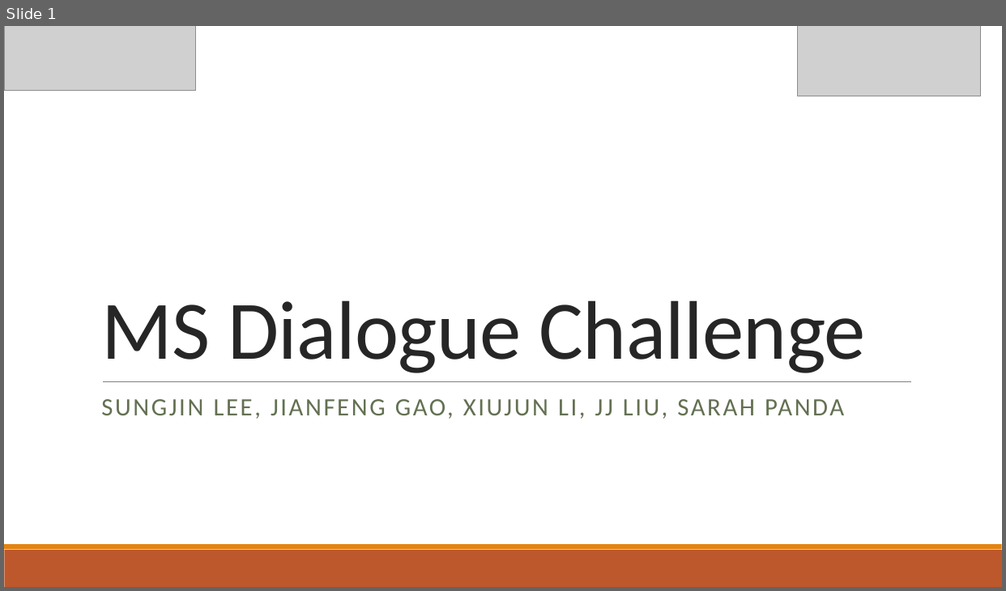
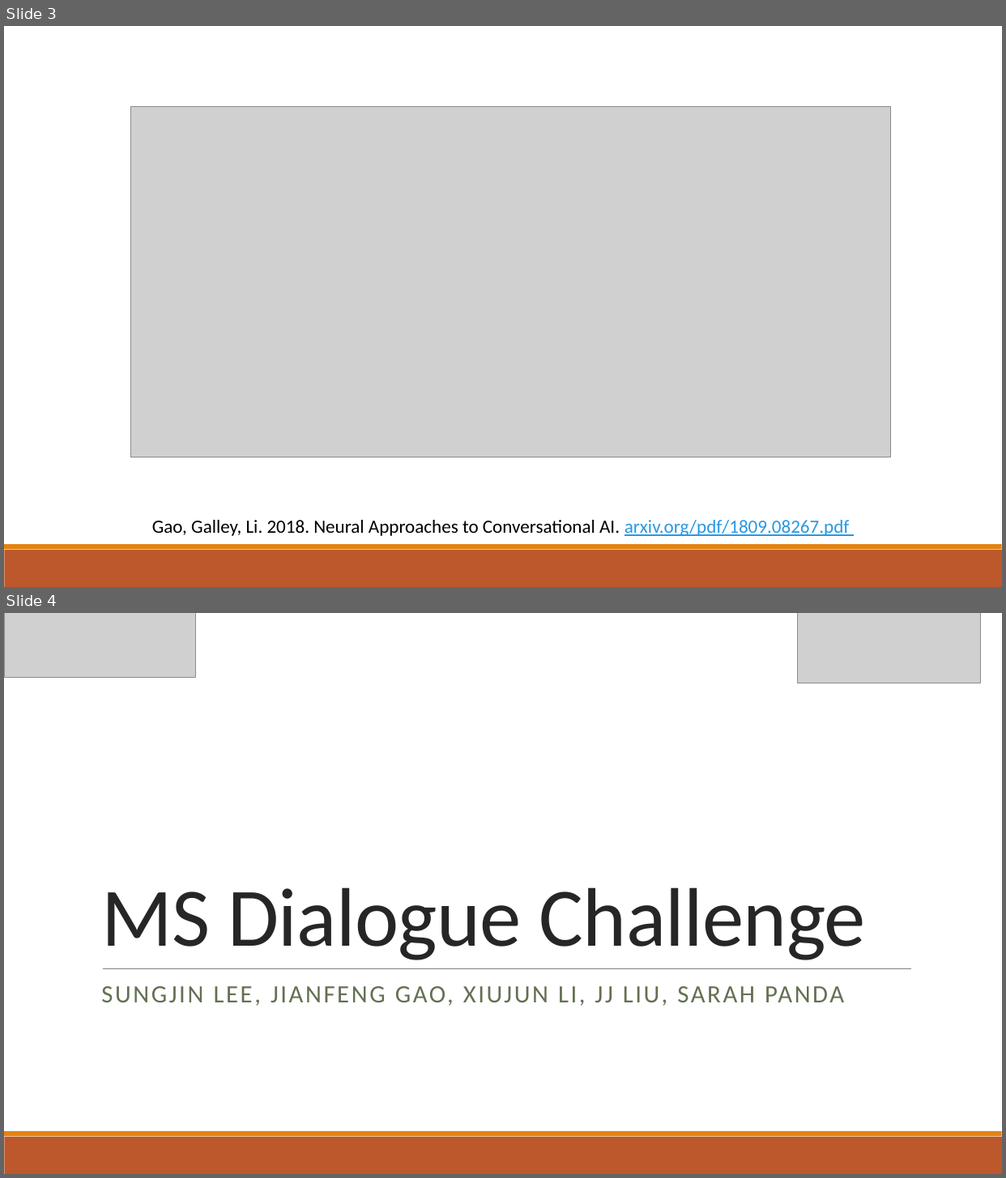
Before and after one commit to xiul-msr/e2e_dialog_challenge, a slide deck: slides/MS_dialog_challenge_result_outlook_sungjin.pptx. Shown one above the other, each under a label of ours: slide 1 before the commit, slides 3 and 4 after it. The pictures are 1006x591 and 1006x1178 pixels, drawn with LibreOffice and Linux fonts; fonts in the diff are those of the drawing; grey boxes stand for pictures. Boxes give left, top, right and bottom in pixels: in the first picture for what was removed or moved away, otherwise in the second. Text is boxed around its words. In the diff, an @@ line names an element or a change of style, - is before the commit and + after.

```diff
--- a/slides/MS_dialog_challenge_result_outlook_sungjin.pptx
+++ b/slides/MS_dialog_challenge_result_outlook_sungjin.pptx
@@ slide 3 added at (x1=4, y1=26, x2=1002, y2=587), background #FFFFFF; not listed: 2 template elements that a slide beside it also shows @@
@@ picture added at (x1=130, y1=107, x2=890, y2=458) @@
@@ text added at (x1=152, y1=520, x2=850, y2=536), 18 pt, text #000000 @@
+Gao, Galley, Li. 2018. Neural Approaches to Conversational AI. arxiv.org/pdf/1809.08267.pdf
@@ what was slide 1 is now slide 4 @@
```
Also in this commit, not shown: 1 slide changed, 1 other slide added.
